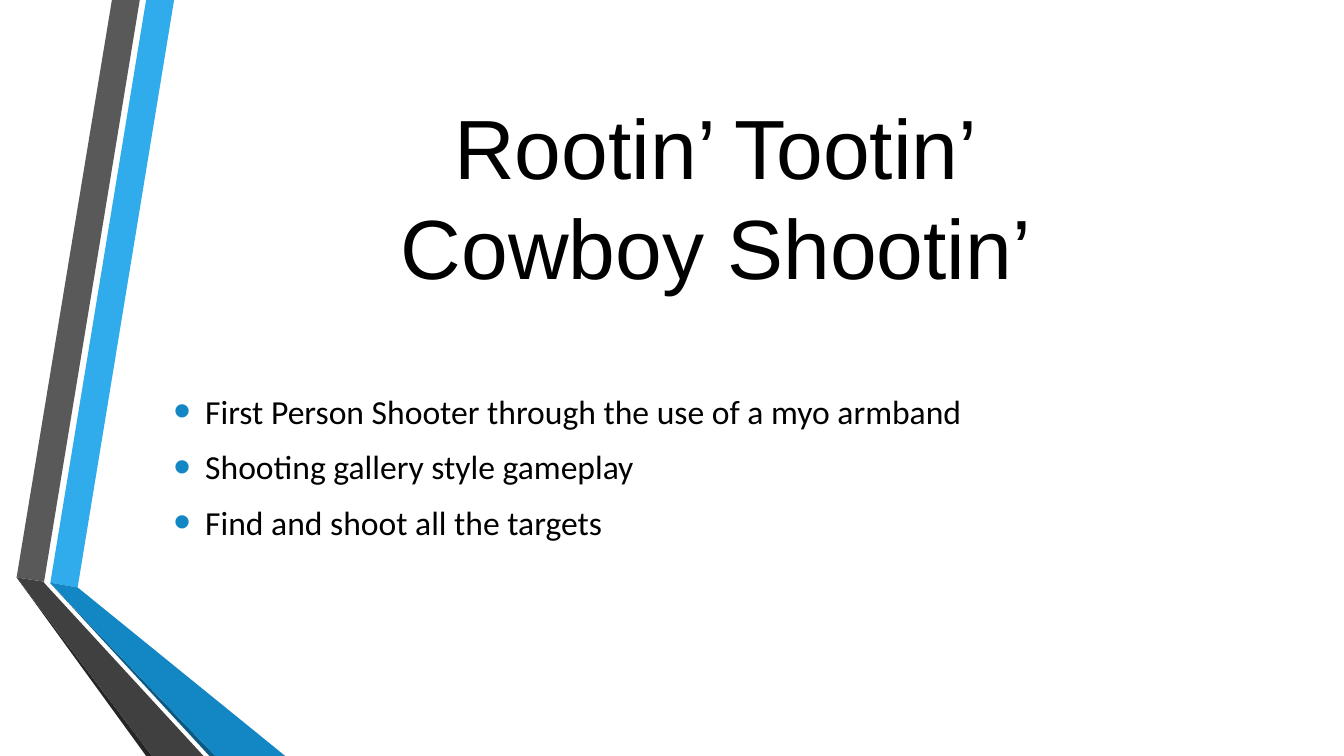
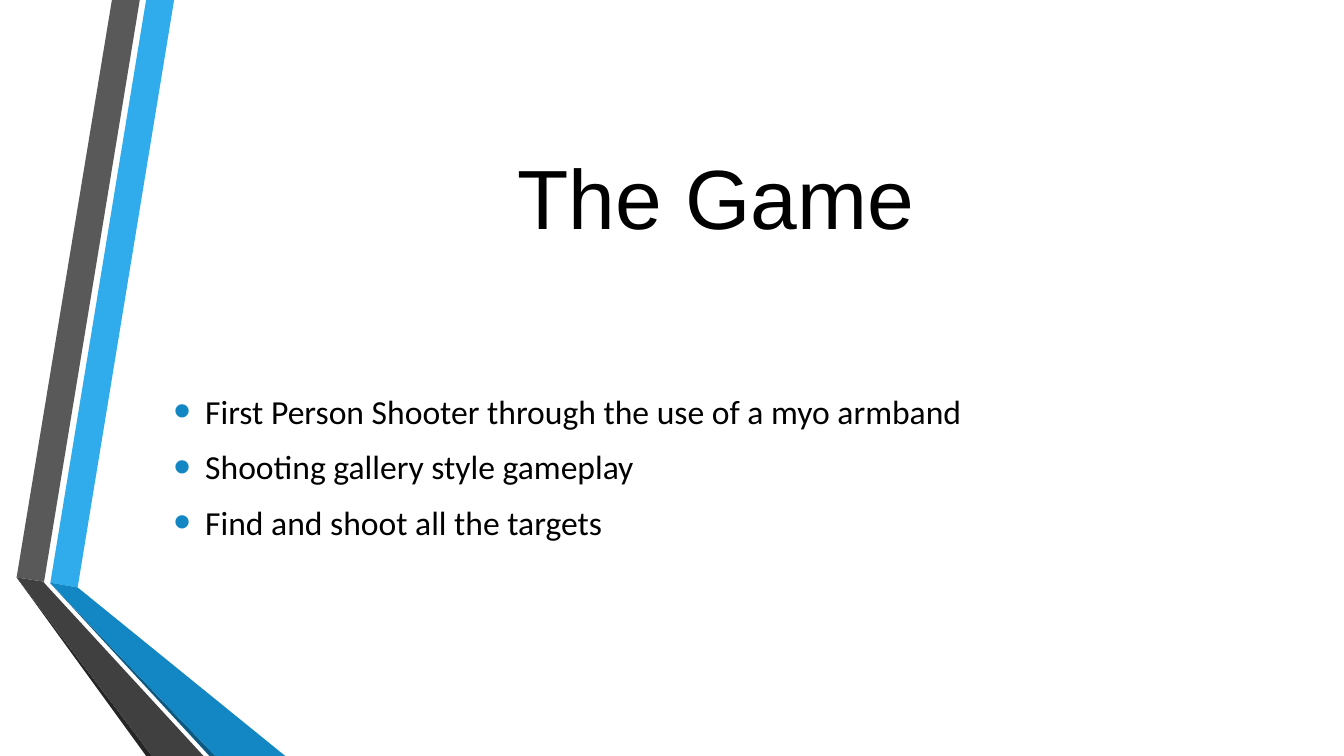
Before and after one commit to BrianD147/Gesture-Based-UI-Development-Project, a slide deck: slide 2 of Gesture Based UI Project.pptx. Drawn at 1344x756 pixels with LibreOffice and Linux fonts; fonts in the diff are those of the drawing; background and template pictures are left out. Boxes give left, top, right and bottom in pixels: in the first picture for what was removed or moved away, otherwise in the second. Text is boxed around its words. In the diff, an @@ line names an element or a change of style, - is before the commit and + after.

```diff
--- a/Gesture Based UI Project.pptx
+++ b/Gesture Based UI Project.pptx
@@ title at [517, 168, 914, 230]: text changed @@
-Rootin’ Tootin’
-Cowboy Shootin’
+The Game
```
Also in this commit, not shown: 3 other slides changed, 1 slide added, 6 other files.
